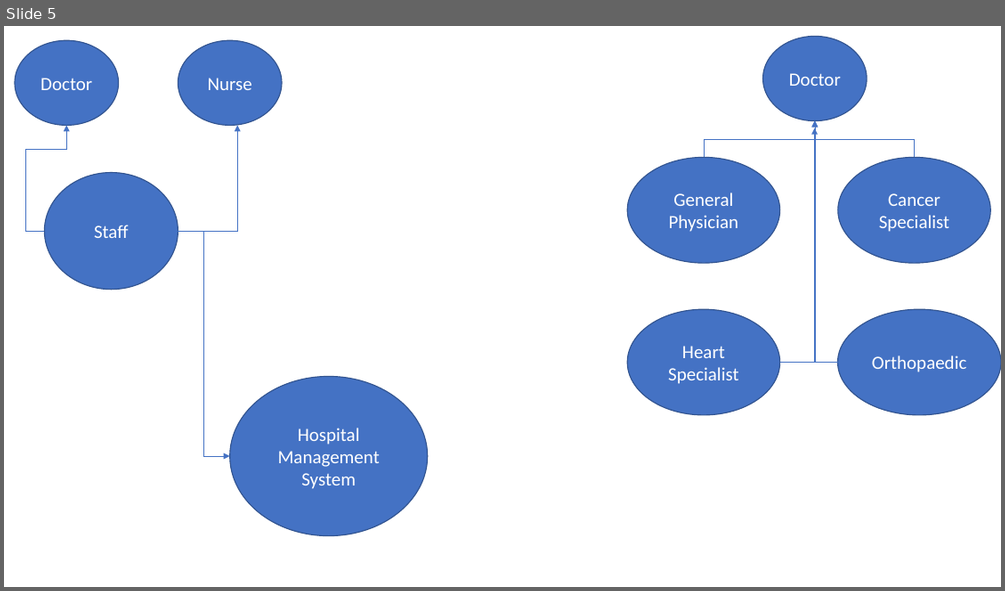
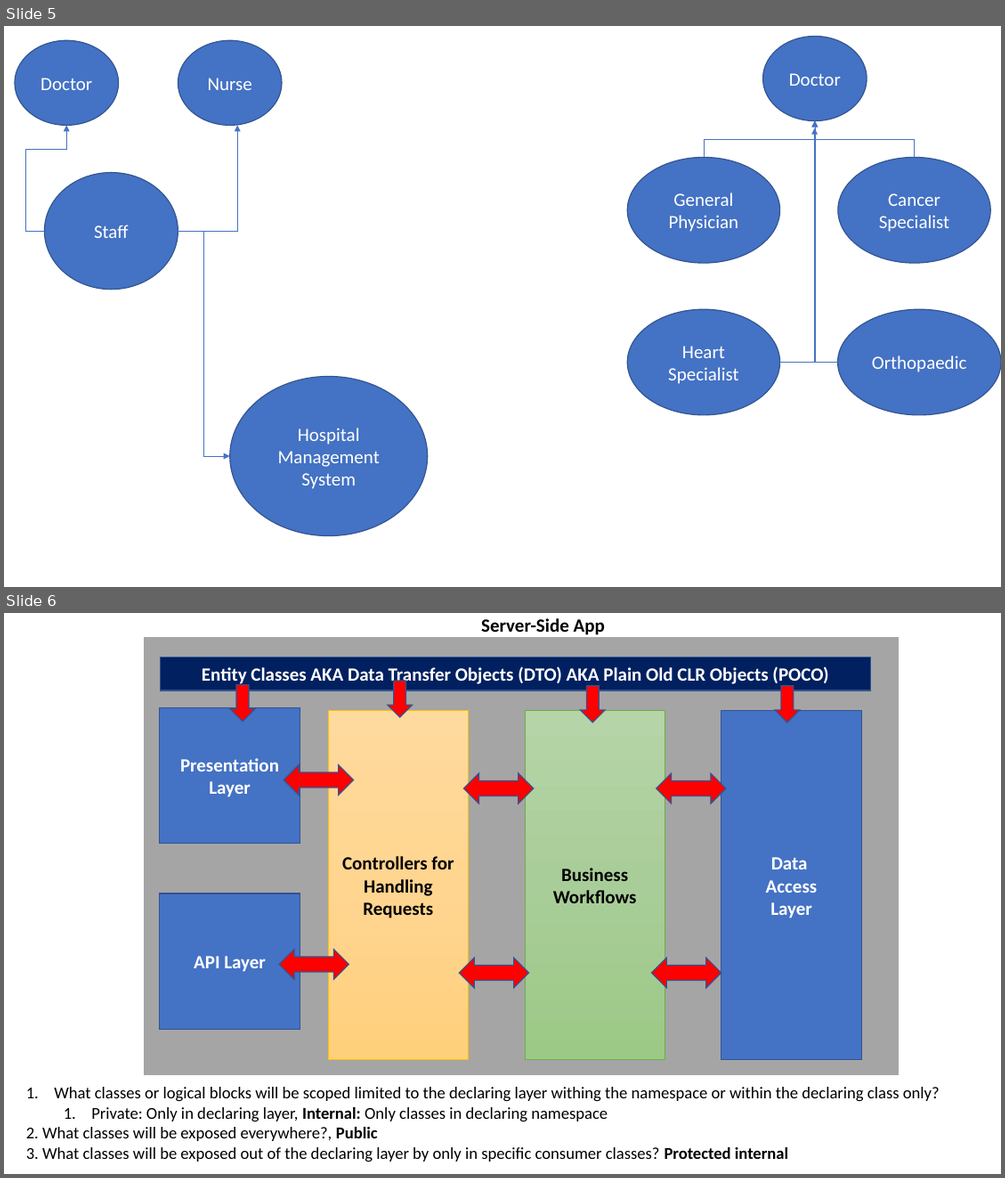
Before and after one commit to maheshsabnis/SimSept2002, a slide deck: Training_Images.pptx. Shown one above the other, each under a label of ours: slide 5 before the commit, slides 5 and 6 after it. The pictures are 1005x591 and 1005x1178 pixels, drawn with LibreOffice and Linux fonts; fonts in the diff are those of the drawing. Boxes give left, top, right and bottom in pixels: in the first picture for what was removed or moved away, otherwise in the second. Text is boxed around its words. In the diff, an @@ line names an element or a change of style, - is before the commit and + after.

```diff
--- a/Training_Images.pptx
+++ b/Training_Images.pptx
@@ slide 6 added at <box>4,613,1001,1174</box>, background #FFFFFF @@
@@ rectangle added at <box>143,637,900,1077</box>, fill #A5A5A5, outline #FFFFFF 1.5 pt @@
@@ text added at <box>481,618,605,638</box>, 18 pt, text #000000, bold @@
+Server-Side App
@@ rectangle added at <box>161,657,871,690</box>, fill #002060, outline #325491 1 pt, 18 pt, text #FFFFFF, bold @@
+Entity Classes AKA Data Transfer Objects (DTO) AKA Plain Old CLR Objects (POCO)
@@ down arrow added at <box>230,685,254,722</box>, fill #FF0000, outline #325491 1 pt @@
@@ down arrow added at <box>388,681,413,718</box>, fill #FF0000, outline #325491 1 pt @@
@@ down arrow added at <box>581,686,606,722</box>, fill #FF0000, outline #325491 1 pt @@
@@ down arrow added at <box>775,686,800,722</box>, fill #FF0000, outline #325491 1 pt @@
@@ rectangle added at <box>160,707,300,843</box>, fill #4472C4, outline #325491 1 pt, 18 pt, text #FFFFFF, bold @@
+Presentation
+Layer
@@ rectangle added at <box>328,711,469,1060</box>, fill gradient #FFDB9E to #FFD590 to #FFD07C, outline #FFC000 0.5 pt, 18 pt, text #000000, bold @@
+Controllers for Handling Requests
@@ rectangle added at <box>525,711,665,1060</box>, fill gradient #B5D5A7 to #AACE9A to #9CC987, outline #70AD47 0.5 pt, 18 pt, text #000000, bold @@
+Business Workflows
@@ rectangle added at <box>721,711,862,1060</box>, fill #4472C4, outline #325491 1 pt, 18 pt, text #FFFFFF, bold @@
+Data
+Access
+Layer
@@ left right arrow added at <box>283,765,353,795</box>, fill #FF0000, outline #325491 1 pt @@
@@ left right arrow added at <box>464,773,534,803</box>, fill #FF0000, outline #325491 1 pt @@
@@ left right arrow added at <box>656,773,726,803</box>, fill #FF0000, outline #325491 1 pt @@
@@ rectangle added at <box>160,893,300,1029</box>, fill #4472C4, outline #325491 1 pt, 18 pt, text #FFFFFF, bold @@
+API Layer
@@ left right arrow added at <box>279,949,348,979</box>, fill #FF0000, outline #325491 1 pt @@
@@ left right arrow added at <box>460,957,529,988</box>, fill #FF0000, outline #325491 1 pt @@
@@ left right arrow added at <box>652,957,721,988</box>, fill #FF0000, outline #325491 1 pt @@
@@ text added at <box>26,1086,939,1162</box>, 16 pt, text #000000 @@
+1. What classes or logical blocks will be scoped limited to the declaring layer withing the namespace or within the declaring class only?
+  1. Private: Only in declaring layer, Internal: Only classes in declaring namespace
+2. What classes will be exposed everywhere?, Public
+3. What classes will be exposed out of the declaring layer by only in specific consumer classes? Protected internal
```
Also in this commit, not shown: 4 other slides added, 35 other files.
